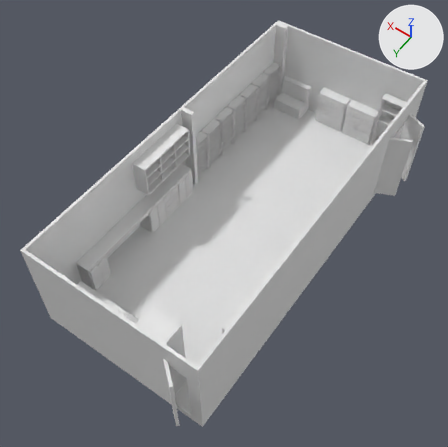
The glTF model app/app/static/models/your-model.glb as it was, and as the next commit left it.
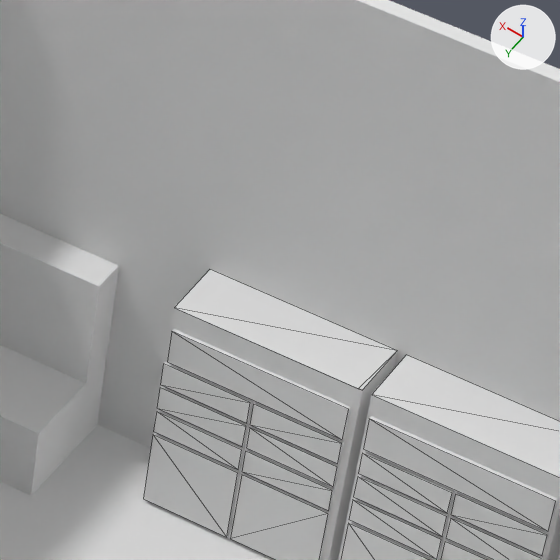
The first picture shows the older version from a camera (50 mm lens) standing at (-1.81, 2.79, 4.39) and looking at (0.05, 0.19, 0.3). The close-ups show both versions on the part from 66% to 84% of the width and 11% to 29% of the height of that picture; other places that the commit changed are outside them. Arrows for +X, +Y and +Z are at upper right; the lights stay in place. The close-ups show mesh edges as thin lines. Where no turn or scale is listed for an object, it has been applied to the vertices. Vertices at the same position are counted once.

Objects in the first close-up: 'base', 'huskey_1_2R', 'huskey_1_4L', 'huskey_1_4R', 'huskey_1_top', 'huskey_2_1', 'huskey_2_1L', 'huskey_2_1R', 'huskey_2_2L', 'huskey_2_3L', 'husky_1_1', 'husky_2_top'.
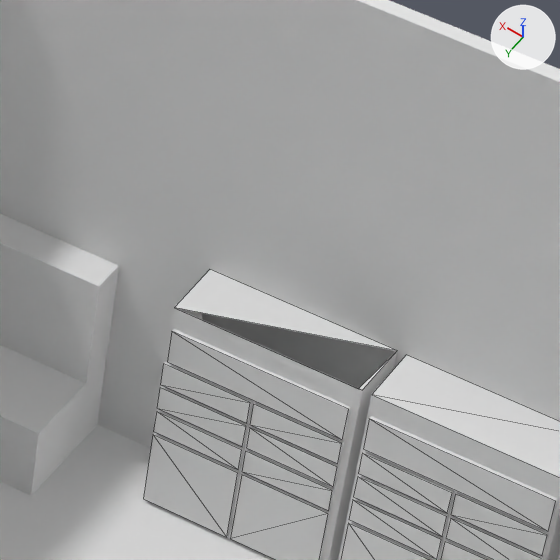
Boxes [x1, y1, x2, y2] around the edits, measured in the close-ups (560 x 560 px):
'huskey_1_top', reshaped: before [174, 270, 397, 390]; after [174, 270, 396, 390]
part 1 of me_mesh0_mesh_059, cut back: before [176, 308, 397, 389]

Diff of the bpy script that builds the scene:
```diff
--- a/app/app/static/models/your-model.glb.py
+++ b/app/app/static/models/your-model.glb.py
@@ me_mesh0_mesh_059 @@
 me_mesh0_mesh_059.from_pydata(...)  # 5 vertices, 4 faces; spans x -0.092..0.205, y -1.736..-1.636, z 0.365..0.366
 # used by ob_huskey_1_top; location = (0.0, 0.0, 0.0)
 # verts and faces of me_mesh0_mesh_059; kept vertices keep their numbers, new ones are numbered from 5
 # before: 0 (-0.092, -1.736, 0.366) at pixel (397, 350), 2 (0.205, -1.636, 0.365) at pixel (174, 307), 3 (-0.092, -1.636, 0.365) at pixel (362, 390), 4 (-0.086, -1.636, 0.365) at pixel (358, 388)
+# me_mesh0_mesh_059 part 1
+delete_faces([(0, 2, 4), (2, 4, 3)])
+faces += [(2, 3, 4)]
```
